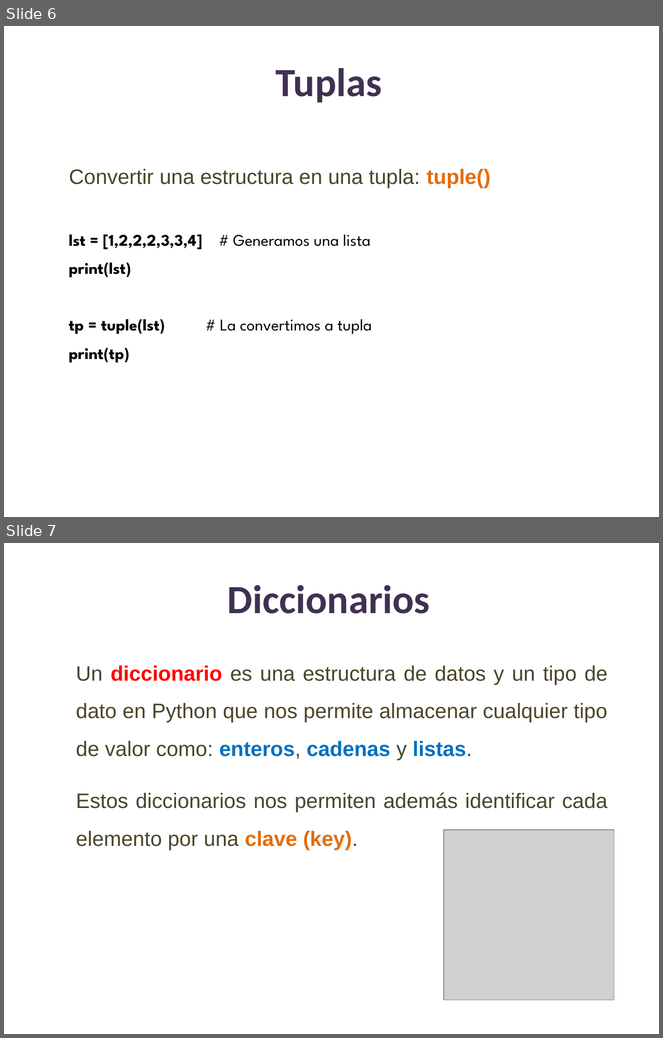
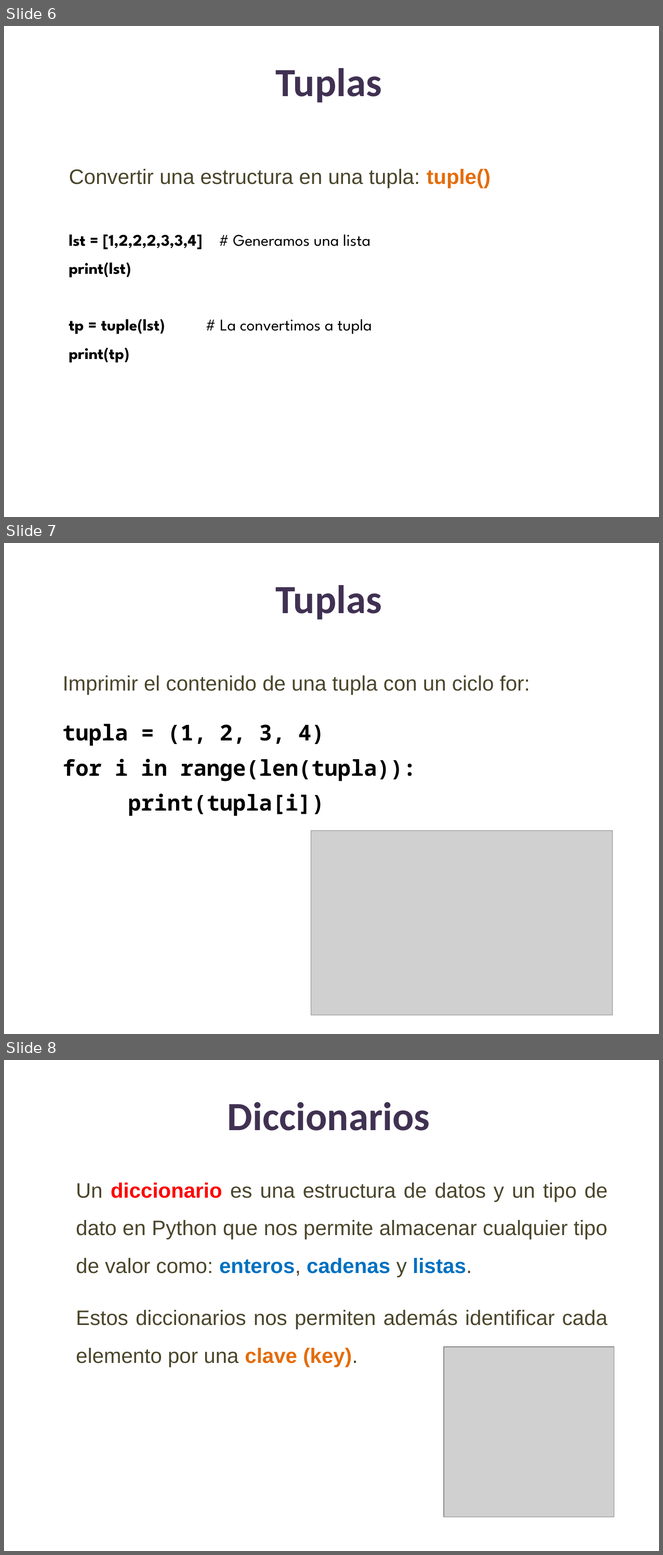
Before and after one commit to lizetheP/Analitica, a slide deck: Calendario2023/presentaciones/10_DiccionariosTuplas.pptx. Shown one above the other, each under a label of ours: slides 6 and 7 before the commit, slides 6, 7 and 8 after it. The pictures are 663x1038 and 663x1555 pixels, drawn with LibreOffice and Linux fonts; fonts in the diff are those of the drawing; grey boxes stand for pictures. Boxes give left, top, right and bottom in pixels: in the first picture for what was removed or moved away, otherwise in the second. Text is boxed around its words. In the diff, an @@ line names an element or a change of style, - is before the commit and + after.

Commit message:
subir

```diff
--- a/Calendario2023/presentaciones/10_DiccionariosTuplas.pptx
+++ b/Calendario2023/presentaciones/10_DiccionariosTuplas.pptx
@@ slide 7 added at (4,543,659,1034), background #FFFFFF @@
@@ text added at (276,585,382,619), 44 pt, text #403152, bold @@
+Tuplas
@@ text added at (63,676,530,695), 23 pt, text #4A452A @@
+Imprimir el contenido de una tupla con un ciclo for:
@@ text added at (62,724,416,816), 24 pt, text #000000, bold @@
+tupla = (1, 2, 3, 4)
+for i in range(len(tupla)):
+print(tupla[i])
@@ picture added at (311,831,613,1015) @@
@@ what was slide 7 is now slide 8 @@
```
